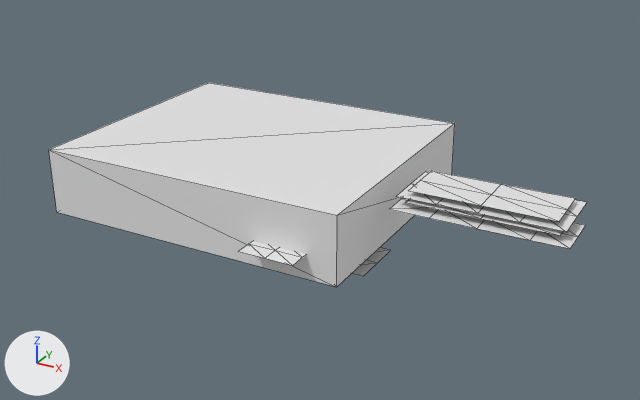
Two versions of the OBJ model models/ui.obj, one commit apart.
Camera for both pictures: a camera (50 mm lens) standing at (0.329, -0.561, 0.271) and looking at (0.023, -0.005, -0.007). Arrows for +X, +Y and +Z are at lower left; the lights stay in place. Mesh edges are drawn as thin lines. Where no turn or scale is listed for an object, it has been applied to the vertices.

In view in the first picture: 'bb', 'copy', 'msg_error', 'msg_save'.
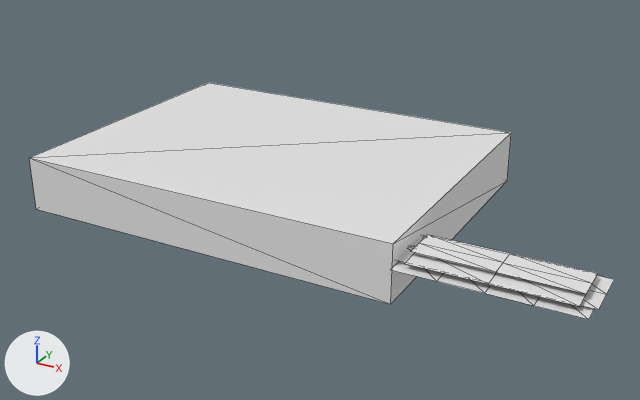
What changed in the scene script:
```text
Change me_bb:
    where me_bb.from_pydata(...)  # 8 vertices, 12 faces; spans x -0.175..0.082, y -0.089..0.126, z -0.027..0.027
    used by ob_bb; location = (0.0, 0.0, 0.0)
    me_bb part 1: the whole mesh is scaled about its middle by (1.19, 1.1, 0.799), then moved by (0.025, -0.01, 0.005)
Change me_msg_error:
    where me_msg_error.from_pydata(...)  # 48 vertices, 48 faces; spans x -0.058..0.223, y -0.036..0.065, z -0.033..0.018
    used by ob_msg_error; location = (0.0, 0.0, 0.0)
    me_msg_error part 2: the loose piece of 15 vertices spanning x 0.095..0.223, y -0.036..0.005, z 0.013 is moved by (0.034, -0.069, 0.0)
    me_msg_error part 3: the loose piece of 9 vertices spanning x 0.105..0.215, y -0.03..-0.001, z 0.018 is moved by (0.034, -0.069, 0.0)
Change me_msg_save:
    where me_msg_save.from_pydata(...)  # 48 vertices, 48 faces; spans x -0.056..0.218, y -0.028..0.075, z -0.026..0.024
    used by ob_msg_save; location = (0.0, 0.0, 0.0)
    me_msg_save part 4: the loose piece of 15 vertices spanning x 0.097..0.218, y -0.028..0.027, z 0.02 is moved by (0.036, -0.087, -0.009)
    me_msg_save part 5: the loose piece of 9 vertices spanning x 0.104..0.211, y -0.023..0.021, z 0.024 is moved by (0.036, -0.087, -0.009)
```

Location of each change, [x1, y1, x2, y2] in pixels of the pictures (640 x 400 px; the box of a moved part takes in the faces that stretch with it):
'bb', mesh rescaled (19% wider, 8% taller): before [49, 83, 455, 287]; after [29, 83, 511, 304]
'msg_save', reshaped: before [397, 171, 587, 232]; after [391, 253, 608, 319]
'msg_error', reshaped: before [389, 198, 585, 249]; after [396, 235, 614, 310]
part 2 of me_msg_error, moved or reshaped: before [389, 198, 585, 249]; after [396, 235, 614, 310]
part 3 of me_msg_error, moved or reshaped: before [406, 199, 563, 236]; after [411, 235, 598, 294]
part 4 of me_msg_save, moved or reshaped: before [397, 171, 587, 232]; after [391, 261, 608, 319]
part 5 of me_msg_save, moved or reshaped: before [408, 171, 576, 222]; after [404, 253, 586, 306]
